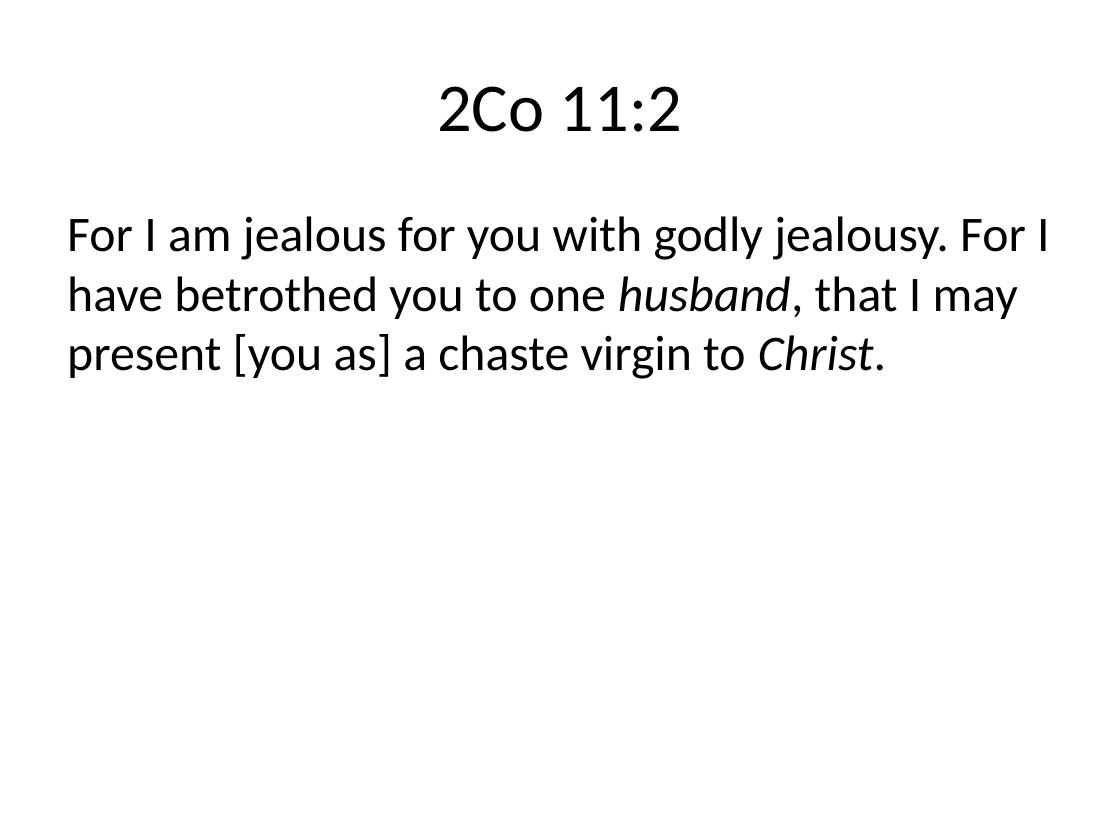
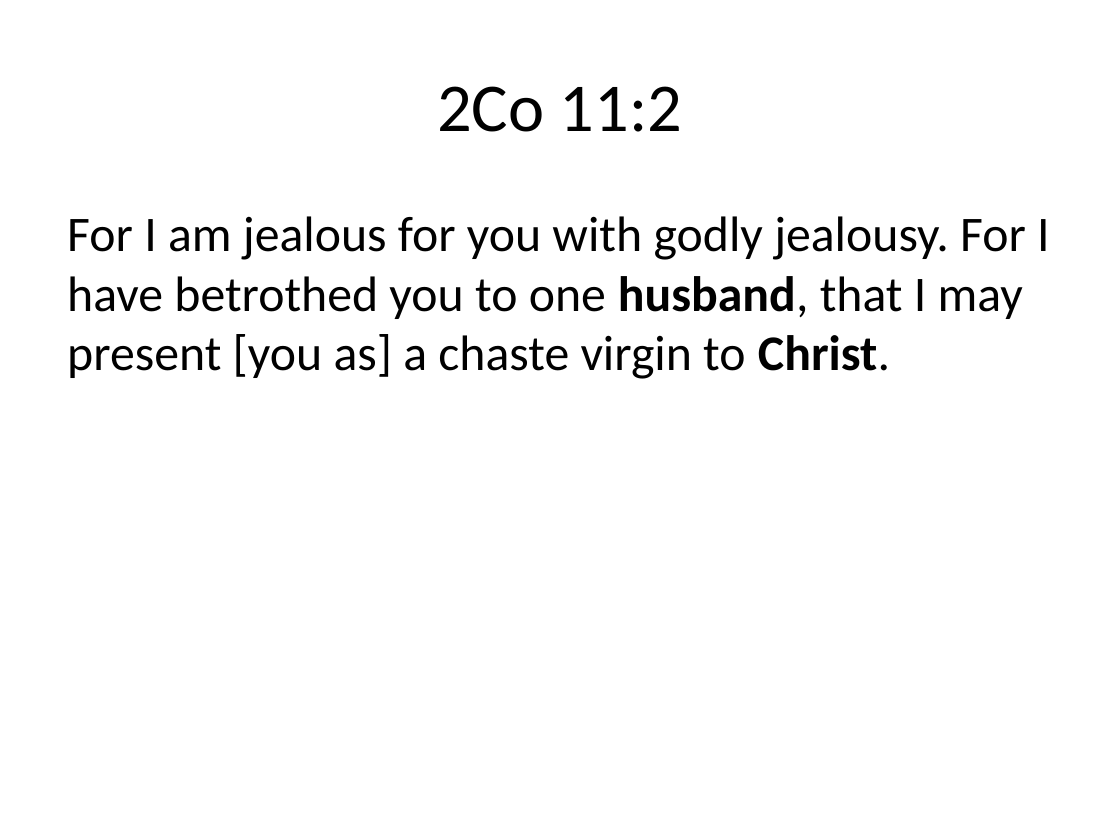
Before and after one commit to sjanhunen/dokimazo, a slide deck: slide 20 of presentations/ThePuzzle.pptx (slide 18 before the commit). Drawn at 1120x840 pixels with LibreOffice and Linux fonts; fonts in the diff are those of the drawing. Boxes give left, top, right and bottom in pixels: in the first picture for what was removed or moved away, otherwise in the second. Text is boxed around its words. In the diff, an @@ line names an element or a change of style, - is before the commit and + after.

```diff
--- a/presentations/ThePuzzle.pptx
+++ b/presentations/ThePuzzle.pptx
@@ text "For I am jealous for ..." at [67,216,1049,379]: bold on, italic off in "husband, Christ." @@
```
Also in this commit, not shown: 12 other slides changed, 2 slides added.
